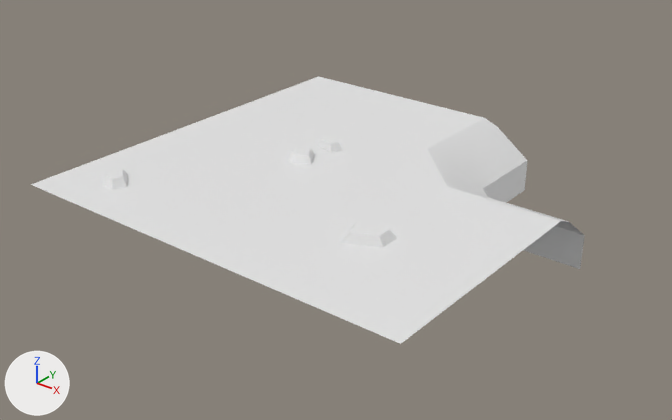
One commit to the FBX model Package Resources/Meshes/Corner Meshes/BlockGrassCornerMesh/Grass_Water/GW_1112_0000.fbx: the scene before it, then after it.
Rendered twice from a 50 mm lens placed at (1.206, -1.549, 0.87), pointed at (-0.014, -0.024, -0.076). Arrows for +X, +Y and +Z are at lower left; the lights stay in place. Where no turn or scale is listed for an object, it has been applied to the vertices.
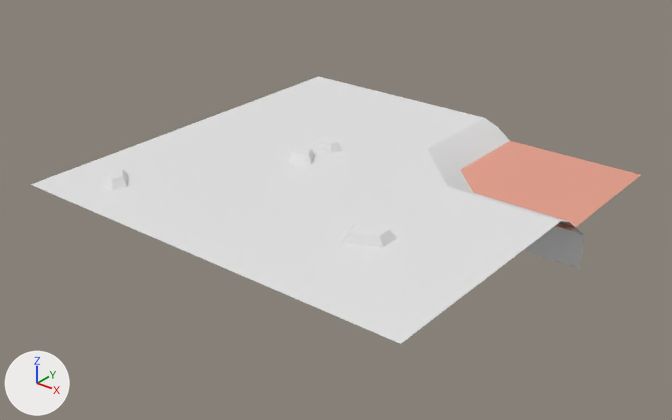
Location of each change, [x1, y1, x2, y2] in pixels of the pictures (672 x 420 px):
'Plane.034', reshaped (10% wider): before [31, 76, 585, 344]; after [31, 76, 641, 344]
part 1 of me_plane_028, added (beige): after [461, 141, 641, 231]

Edits to the bpy script that builds the scene:
```text
Add mat_material:
    mat_material = principled_material('Material')
    mat_material.base_color = (0.8, 0.346, 0.255)  # beige #e79f8a
Change me_plane_028:
    used by ob_plane_034; location = (0.0, 0.0, 0.0)
    remove me_plane_028.from_pydata(...)  # 144 vertices, 112 faces; spans x -0.5..0.5, y -0.5..0.5, z -0.151..0.04
    add me_plane_028.from_pydata(...)  # 193 vertices, 148 faces; spans x -0.5..0.5, y -0.5..0.5, z -0.151..0.04
    me_plane_028 part 1: a new loose piece of 49 vertices spanning x 0.125..0.5, y 0.125..0.5, z -0.025, in mat_material (beige #e79f8a)
    add me_plane_028.materials.append(mat_material)  # beige #e79f8a
```
